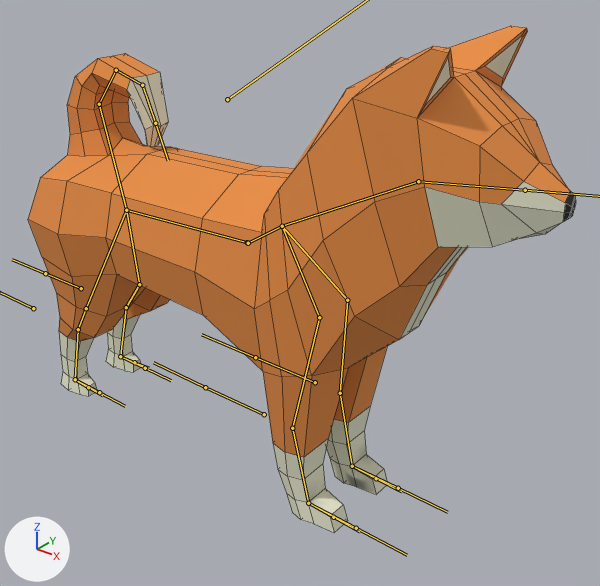
A saved change to the FBX model UnityBlender/Assets/Fbx/Dog1.fbx.
Camera for both pictures: a 50 mm lens placed at (2.39, -2.6, 1.45), pointed at (0.25, 0.08, -0.21). The axes (+X, +Y, +Z) are drawn at lower left. The lights are the same throughout. The bones that bend it are drawn over the model as lines. Mesh edges are drawn as thin lines.

In view in the first picture: '平面'.
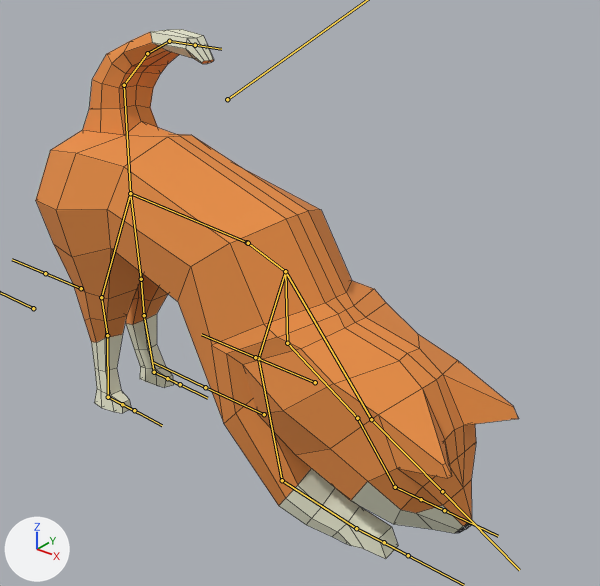
The newer file adds an action. The first version stands in its rest pose; the second is drawn at frame 31 of the action 'アーマチュア|Stretch'.

What differs and where, as boxes (x1, y1, x2, y2) in the pictures (600 x 586 px):
'平面', posed (12% narrower): before (28, 26, 576, 533); after (36, 29, 518, 559)
bone 'LowerBody', root to tip: before (247, 242) to (126, 210); after (247, 242) to (130, 193)
bone 'Leg1.L', root to tip: before (126, 210) to (86, 308); after (130, 193) to (101, 297)
bone 'Leg2.L', root to tip: before (86, 308) to (78, 329); after (101, 297) to (107, 335)
bone 'Leg3.L', root to tip: before (78, 329) to (75, 379); after (107, 335) to (108, 397)
bone 'Leg4.L', root to tip: before (75, 379) to (88, 387); after (108, 397) to (122, 404)
bone 'Tail3', root to tip: before (116, 70) to (142, 85); after (147, 53) to (169, 41)
bone 'Tail4', root to tip: before (142, 85) to (155, 123); after (169, 41) to (195, 45)
bone 'Leg1.R', root to tip: before (126, 210) to (139, 284); after (130, 193) to (141, 279)
bone 'Leg2.R', root to tip: before (139, 284) to (126, 307); after (141, 279) to (144, 315)
bone 'Leg3.R', root to tip: before (126, 307) to (120, 356); after (144, 315) to (154, 372)
bone 'Leg4.R', root to tip: before (120, 356) to (134, 362); after (154, 372) to (167, 378)
bone 'UpperBody', root to tip: before (248, 243) to (282, 226); after (248, 243) to (285, 271)
bone 'Neck', root to tip: before (282, 226) to (418, 181); after (285, 271) to (371, 419)
bone 'Face', root to tip: before (418, 181) to (525, 190); after (371, 419) to (442, 491)
bone 'Arm2.L', root to tip: before (319, 317) to (292, 428); after (258, 358) to (282, 480)
bone 'Arm3.L', root to tip: before (292, 428) to (308, 503); after (282, 480) to (356, 528)
bone 'Hand.L', root to tip: before (308, 503) to (333, 517); after (356, 528) to (384, 542)
bone 'Arm2.R', root to tip: before (347, 300) to (340, 393); after (287, 343) to (357, 418)
bone 'Arm3.R', root to tip: before (340, 393) to (352, 466); after (357, 418) to (395, 487)
bone 'Hand.R', root to tip: before (352, 466) to (376, 478); after (395, 487) to (421, 499)

The change in detail:
Bone 'LowerBody' (bone_lowerbody) turns from (0, 0, 0) to (3, 9, 6) degrees about its own x, y and z.
Bone 'Leg1.L' (bone_leg1_l) turns from (0, 0, 0) to (11, 9, -10) degrees about its own x, y and z.
Bone 'Leg2.L' (bone_leg2_l) turns from (0, 0, 0) to (-5, -1, -29) degrees about its own x, y and z.
Bone 'Leg3.L' (bone_leg3_l) turns from (0, 0, 0) to (-3, 0, 19) degrees about its own x, y and z.
Bone 'Leg4.L' (bone_leg4_l) turns from (0, 0, 0) to (12, 6, 15) degrees about its own x, y and z.
Bone 'Tail3' (bone_tail3) turns from (0, 0, 0) to (-3, 3, -43) degrees about its own x, y and z.
Bone 'Tail4' (bone_tail4) turns from (0, 0, 0) to (3, 5, -32) degrees about its own x, y and z.
Bone 'Leg1.R' (bone_leg1_r) turns from (0, 0, 0) to (-8, -4, -3) degrees about its own x, y and z.
Bone 'Leg2.R' (bone_leg2_r) turns from (0, 0, 0) to (17, 3, -28) degrees about its own x, y and z.
Bone 'Leg3.R' (bone_leg3_r) turns from (0, 0, 0) to (4, -1, 15) degrees about its own x, y and z.
Bone 'Leg4.R' (bone_leg4_r) turns from (0, 0, 0) to (-3, -13, 19) degrees about its own x, y and z.
Bone 'UpperBody' (bone_upperbody) turns from (0, 0, 0) to (0, -3, -51) degrees about its own x, y and z.
Bone 'Neck' (bone_neck) turns from (0, 0, 0) to (0, 0, -23) degrees about its own x, y and z.
Bone 'Face' (bone_face) turns from (0, 0, 0) to (0, 0, 40) degrees about its own x, y and z.
Bone 'Arm2.L' (bone_arm2_l) turns from (0, 0, 0) to (5, 6, 85) degrees about its own x, y and z.
Bone 'Arm3.L' (bone_arm3_l) turns from (0, 0, 0) to (-10, 2, 24) degrees about its own x, y and z.
Bone 'Hand.L' (bone_hand_l) turns from (0, 0, 0) to (12, 2, -54) degrees about its own x, y and z.
Bone 'Arm2.R' (bone_arm2_r) turns from (0, 0, 0) to (75, -23, 25) degrees about its own x, y and z.
Bone 'Arm3.R' (bone_arm3_r) turns from (0, 0, 0) to (18, -4, 26) degrees about its own x, y and z.
Bone 'Hand.R' (bone_hand_r) turns from (0, 0, 0) to (-34, -28, -40) degrees about its own x, y and z.
